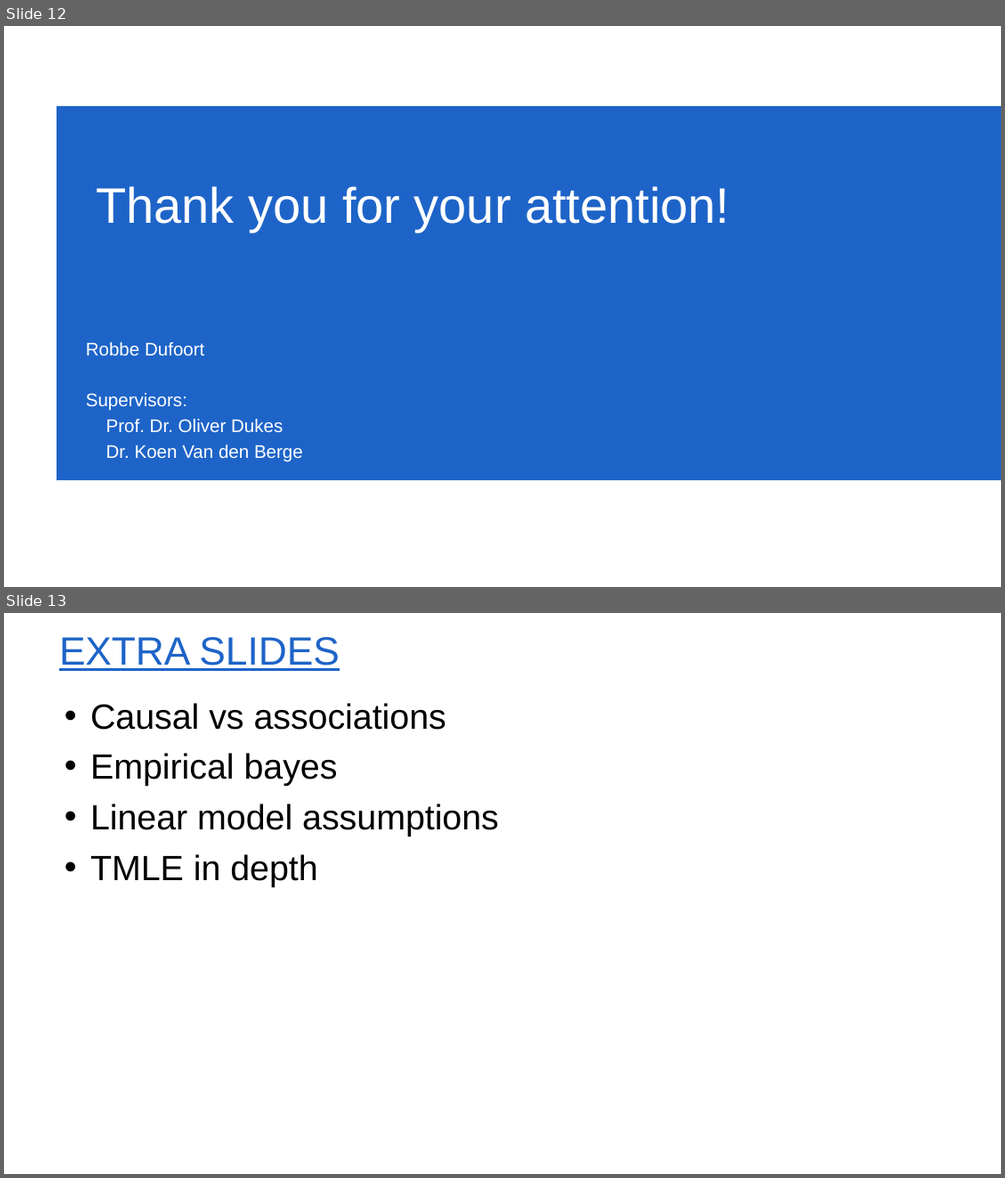
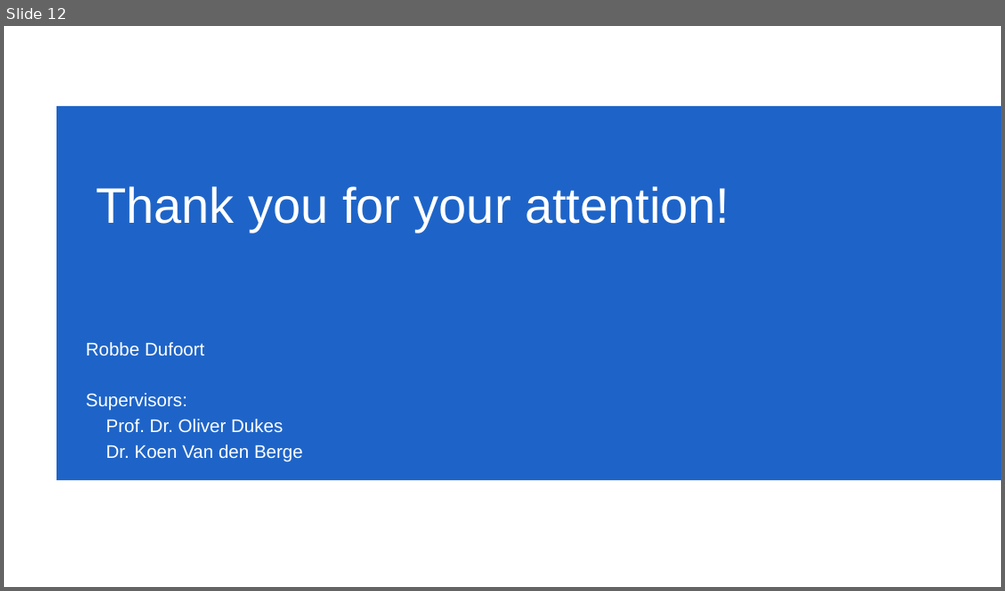
Before and after one commit to RobbeDufoort/thesis_defence_summary, a slide deck: thesis_defense.pptx. Shown one above the other, each under a label of ours: slides 12 and 13 before the commit, slide 12 after it. The pictures are 1005x1178 and 1005x591 pixels, drawn with LibreOffice and Linux fonts; fonts in the diff are those of the drawing; background and template pictures are left out. Boxes give left, top, right and bottom in pixels: in the first picture for what was removed or moved away, otherwise in the second. Text is boxed around its words. In the diff, an @@ line names an element or a change of style, - is before the commit and + after.

```diff
--- a/thesis_defense.pptx
+++ b/thesis_defense.pptx
@@ slide 13 removed at bbox=[4, 613, 1001, 1174], background #FFFFFF @@
@@ title removed at bbox=[59, 637, 339, 671] @@
-EXTRA SLIDES
@@ text removed at bbox=[90, 703, 499, 887] @@
-• Causal vs associations
-• Empirical bayes
-• Linear model assumptions
-• TMLE in depth
```
Also in this commit, not shown: 3 slides changed, 2 slides added, 10 other files.
